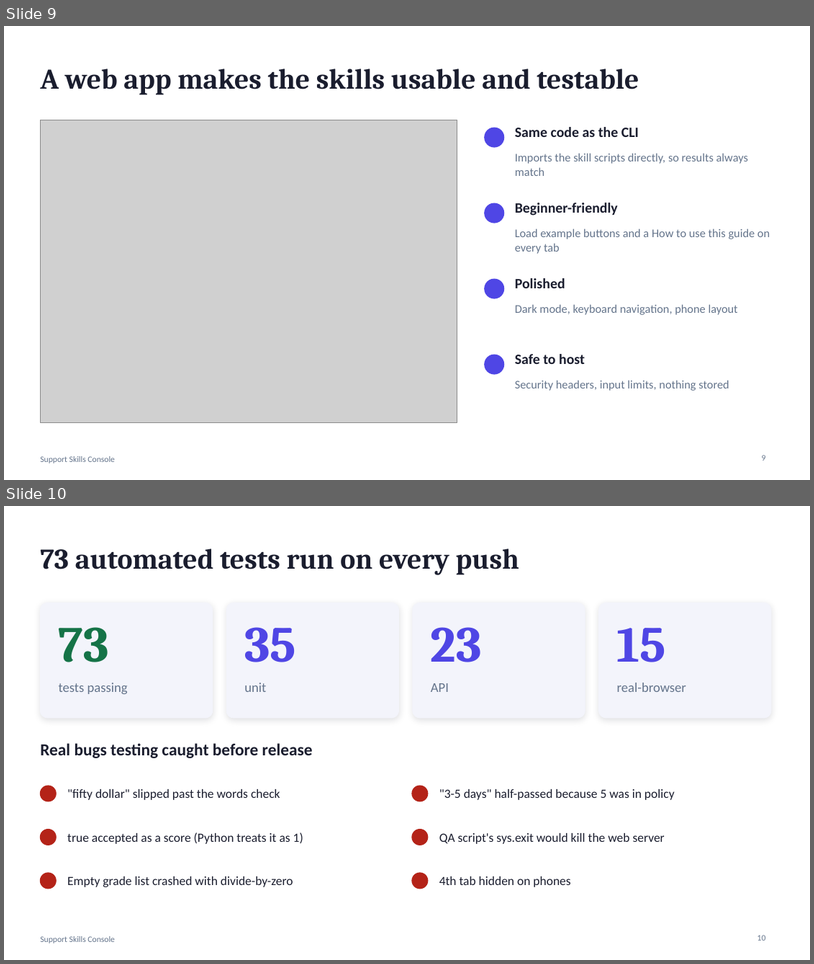
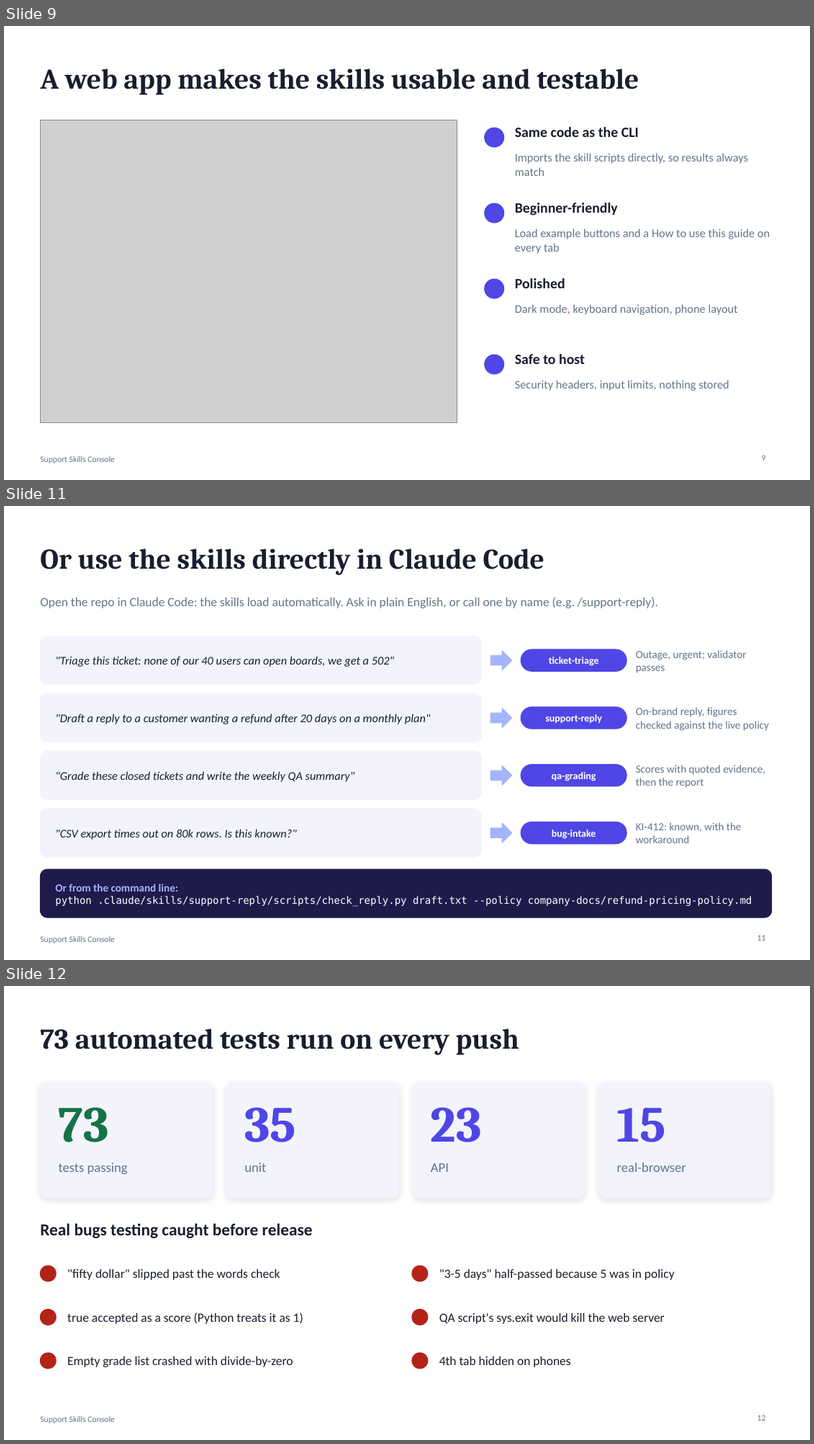
Before and after one commit to sujalghanti14/support-skills-console, a slide deck: submission/Presentation.pptx. Shown one above the other, each under a label of ours: slides 9 and 10 before the commit, slides 9, 11 and 12 after it; the slides between them are not shown. The pictures are 814x964 and 814x1444 pixels, drawn with LibreOffice and Linux fonts; fonts in the diff are those of the drawing; grey boxes stand for pictures. Boxes give left, top, right and bottom in pixels: in the first picture for what was removed or moved away, otherwise in the second. Text is boxed around its words. In the diff, an @@ line names an element or a change of style, - is before the commit and + after.

```diff
--- a/submission/Presentation.pptx
+++ b/submission/Presentation.pptx
@@ slide 11 added at [4, 506, 810, 960], background #FFFFFF; not listed: 1 template element that a slide beside it also shows @@
@@ title added at [40, 548, 545, 575], 34 pt, text #1A1D2E, bold @@
+Or use the skills directly in Claude Code
@@ text added at [40, 597, 658, 608], 15 pt, text #64748B @@
+Open the repo in Claude Code: the skills load automatically. Ask in plain English, or call one by name (e.g. /support-reply).
@@ rounded rectangle added at [40, 636, 482, 685], fill #F3F4FB, outline #F3F4FB 0.75 pt @@
@@ text added at [55, 656, 394, 667], 14 pt, text #1A1D2E, italic @@
+"Triage this ticket: none of our 40 users can open boards, we get a 502"
@@ right arrow added at [491, 651, 512, 670], fill #A5B4FC, outline #A5B4FC 1 pt @@
@@ rounded rectangle added at [521, 649, 627, 671], fill #4F46E5, outline #4F46E5 1 pt @@
@@ text added at [549, 656, 599, 666], 12 pt, text #FFFFFF, bold @@
+ticket-triage
@@ text added at [636, 650, 746, 673], 13 pt, text #64748B @@
+Outage, urgent; validator passes
@@ rounded rectangle added at [40, 693, 482, 742], fill #F3F4FB, outline #F3F4FB 0.75 pt @@
@@ text added at [55, 713, 430, 724], 14 pt, text #1A1D2E, italic @@
+"Draft a reply to a customer wanting a refund after 20 days on a monthly plan"
@@ right arrow added at [491, 708, 512, 728], fill #A5B4FC, outline #A5B4FC 1 pt @@
@@ rounded rectangle added at [521, 707, 627, 728], fill #4F46E5, outline #4F46E5 1 pt @@
@@ text added at [545, 714, 602, 723], 12 pt, text #FFFFFF, bold @@
+support-reply
@@ text added at [636, 707, 769, 731], 13 pt, text #64748B @@
+On-brand reply, figures checked against the live policy
@@ rounded rectangle added at [40, 751, 482, 800], fill #F3F4FB, outline #F3F4FB 0.75 pt @@
@@ rounded rectangle added at [521, 764, 627, 786], fill #4F46E5, outline #4F46E5 1 pt @@
@@ text added at [636, 764, 766, 788], 13 pt, text #64748B @@
+Scores with quoted evidence, then the report
@@ text added at [55, 771, 355, 782], 14 pt, text #1A1D2E, italic @@
+"Grade these closed tickets and write the weekly QA summary"
@@ right arrow added at [491, 765, 512, 785], fill #A5B4FC, outline #A5B4FC 1 pt @@
@@ text added at [552, 772, 597, 781], 12 pt, text #FFFFFF, bold @@
+qa-grading
@@ rounded rectangle added at [40, 808, 482, 857], fill #F3F4FB, outline #F3F4FB 0.75 pt @@
@@ text added at [55, 829, 296, 839], 14 pt, text #1A1D2E, italic @@
+"CSV export times out on 80k rows. Is this known?"
@@ right arrow added at [491, 823, 512, 842], fill #A5B4FC, outline #A5B4FC 1 pt @@
@@ rounded rectangle added at [521, 822, 627, 844], fill #4F46E5, outline #4F46E5 1 pt @@
@@ text added at [552, 829, 597, 839], 12 pt, text #FFFFFF, bold @@
+bug-intake
@@ text added at [636, 822, 742, 843], 13 pt, text #64748B @@
+KI-412: known, with the workaround
@@ rounded rectangle added at [40, 869, 772, 917], fill #1E1B4B, outline #1E1B4B 0.75 pt @@
@@ text added at [55, 883, 752, 906], 12 pt, text #FFFFFF @@
+Or from the command line:
+python .claude/skills/support-reply/scripts/check_reply.py draft.txt --policy company-docs/refund-pricing-policy.md
@@ page number added at [758, 934, 766, 940], 10 pt, text #64748B @@
+11
@@ what was slide 10 is now slide 12 @@
@@ page number at [758, 1414, 766, 1420]: text changed @@
-10
+12
```
Also in this commit, not shown: 1 other slide added, 2 other files.
